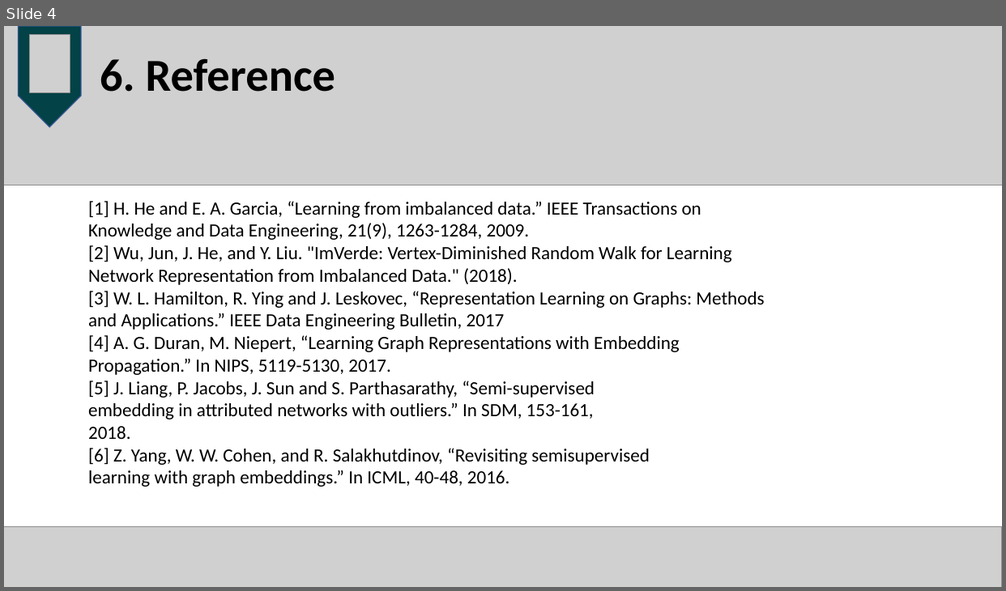
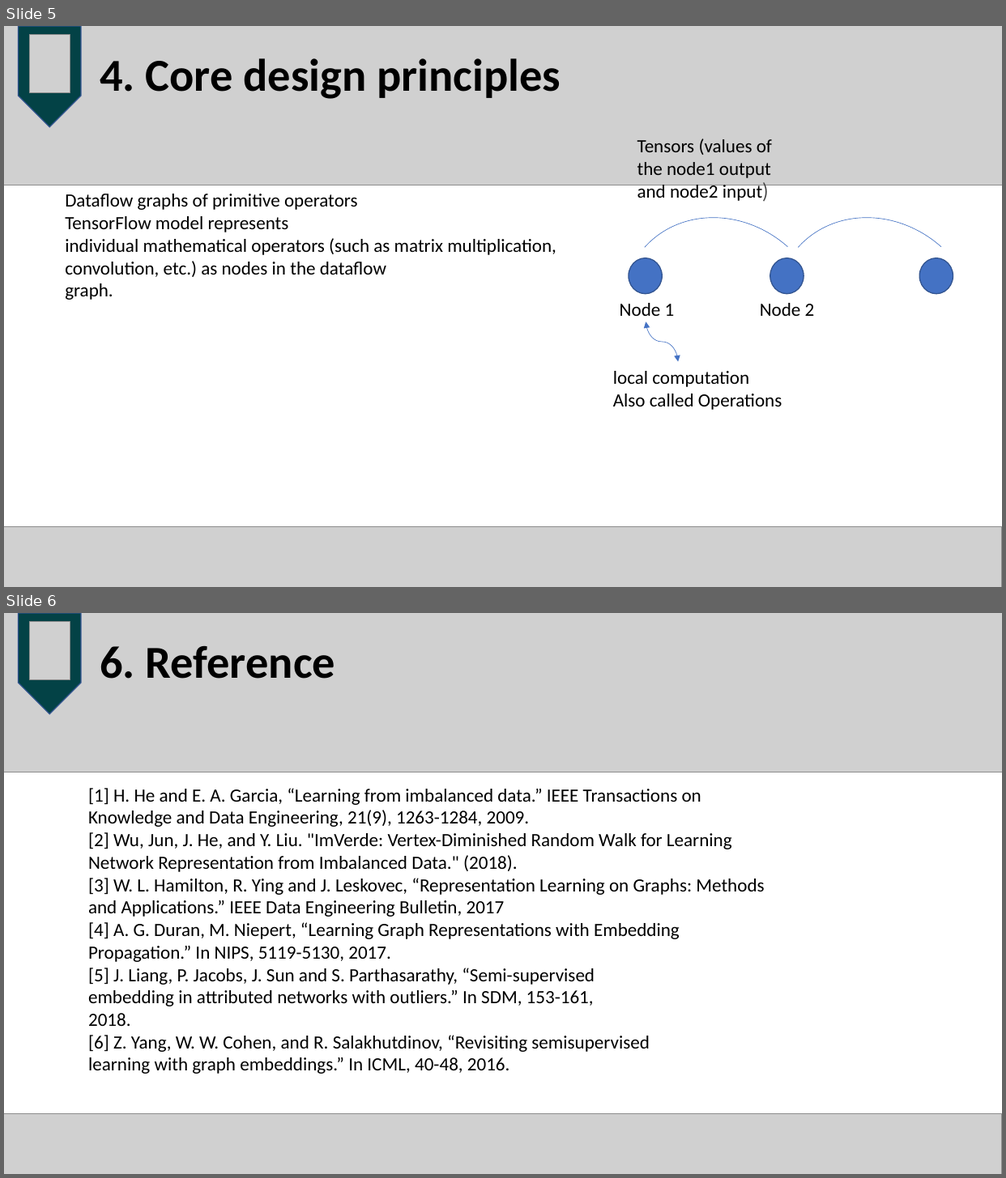
Before and after one commit to coda953/OSproject, a slide deck: tfboys.pptx. Shown one above the other, each under a label of ours: slide 4 before the commit, slides 5 and 6 after it. The pictures are 1006x591 and 1006x1178 pixels, drawn with LibreOffice and Linux fonts; fonts in the diff are those of the drawing; grey boxes stand for pictures. Boxes give left, top, right and bottom in pixels: in the first picture for what was removed or moved away, otherwise in the second. Text is boxed around its words. In the diff, an @@ line names an element or a change of style, - is before the commit and + after.

Commit message:
update slide

```diff
--- a/tfboys.pptx
+++ b/tfboys.pptx
@@ slide 5 added at (x1=4, y1=26, x2=1002, y2=587), background #FFFFFF @@
@@ picture added at (x1=4, y1=26, x2=1002, y2=185) @@
@@ pentagon arrow added at (x1=18, y1=26, x2=81, y2=127), fill #034246, outline #325491 1 pt @@
@@ picture added at (x1=29, y1=34, x2=70, y2=92) @@
@@ title added at (x1=100, y1=58, x2=560, y2=99), 44 pt, text #000000, bold @@
+4. Core design principles
@@ text added at (x1=637, y1=139, x2=772, y2=202), 18 pt, text #000000 @@
+Tensors (values of the node1 output and node2 input)
@@ text added at (x1=65, y1=194, x2=556, y2=300), 18 pt, text #000000 @@
+Dataflow graphs of primitive operators
+TensorFlow model represents
+individual mathematical operators (such as matrix multiplication,
+convolution, etc.) as nodes in the dataflow
+graph.
@@ arc (boxed as its full ellipse) added at (x1=582, y1=176, x2=867, y2=461), outline #4472C4 0.5 pt @@
@@ arc (boxed as its full ellipse) added at (x1=735, y1=176, x2=1002, y2=461), outline #4472C4 0.5 pt @@
@@ ellipse added at (x1=629, y1=258, x2=662, y2=294), fill #4472C4, outline #325491 1 pt @@
@@ ellipse added at (x1=770, y1=258, x2=804, y2=294), fill #4472C4, outline #325491 1 pt @@
@@ ellipse added at (x1=919, y1=258, x2=953, y2=294), fill #4472C4, outline #325491 1 pt @@
@@ text added at (x1=620, y1=303, x2=675, y2=316), 18 pt, text #000000 @@
+Node 1
@@ text added at (x1=760, y1=303, x2=815, y2=316), 18 pt, text #000000 @@
+Node 2
@@ curved double arrow added from (646, 322) to (679, 362), #4472C4 0.5 pt @@
@@ text added at (x1=613, y1=371, x2=782, y2=410), 18 pt, text #000000 @@
+local computation
+Also called Operations
@@ picture added at (x1=4, y1=527, x2=1002, y2=587) @@
@@ what was slide 4 is now slide 6 @@
```
Also in this commit, not shown: 1 slide changed, 3 other slides added, 2 slides removed, 1 other file.
